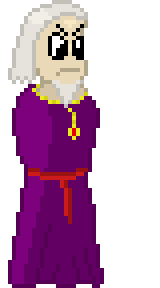
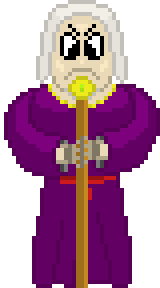
Comparing the layer stacks of the two 160px x 288px images. Changes:
added layer "New Layer#3" above "New Layer#2" over (4, 76, 160, 288)
added layer "New Layer#2" above "New Layer copy" over (4, 0, 160, 288)
